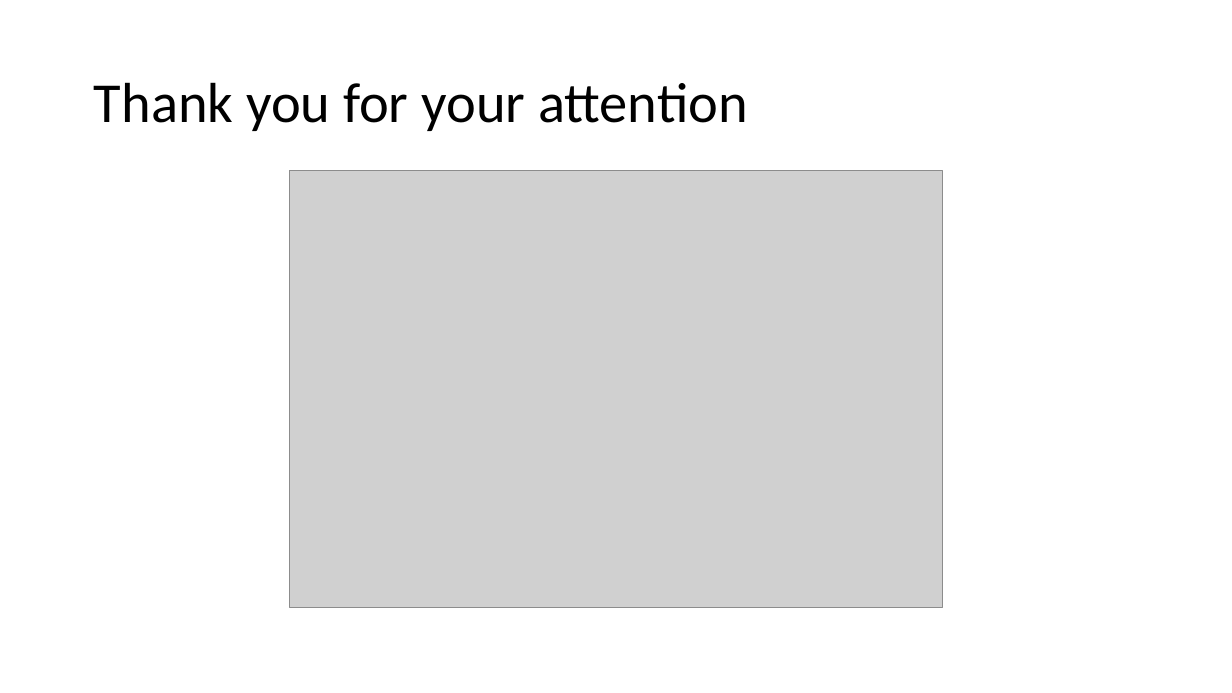
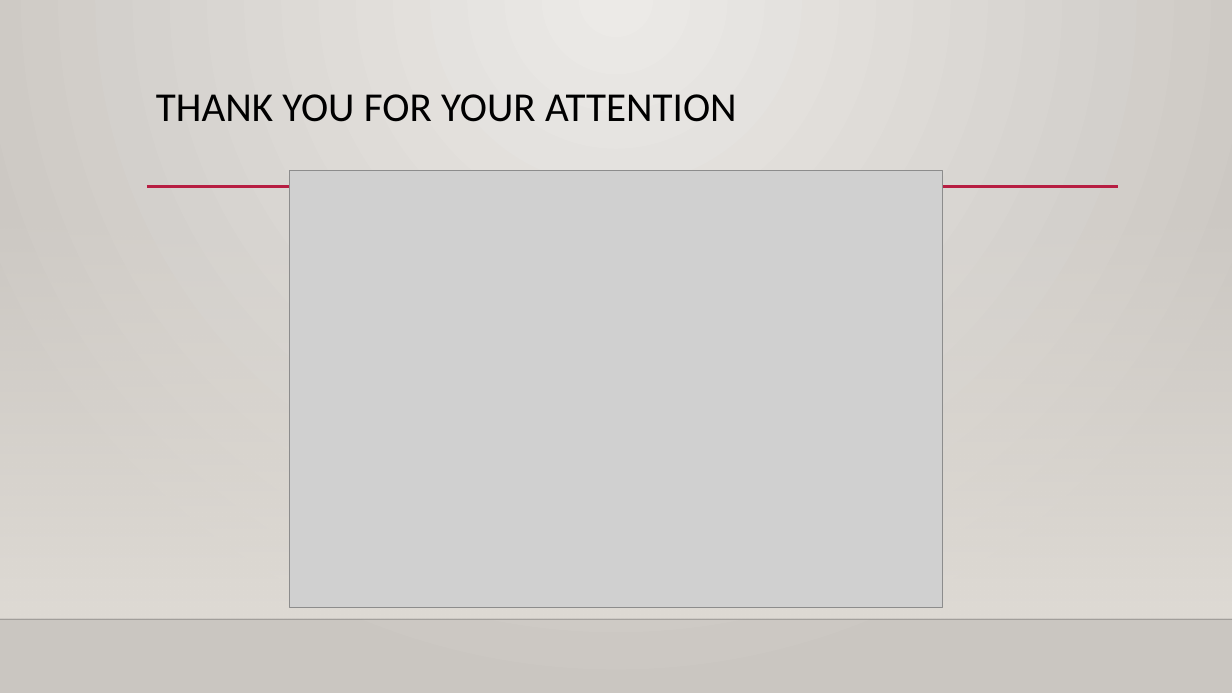
Before and after one commit to Luluemzi/Zaloghaz, a slide deck: slide 16 of Pawnshop_and_Jewelry_Store.pptx (slide 12 before the commit). Drawn at 1232x693 pixels with LibreOffice and Linux fonts; fonts in the diff are those of the drawing; grey boxes stand for pictures; background and template pictures are left out. Boxes give left, top, right and bottom in pixels: in the first picture for what was removed or moved away, otherwise in the second. Text is boxed around its words. In the diff, an @@ line names an element or a change of style, - is before the commit and + after.

```diff
--- a/Pawnshop_and_Jewelry_Store.pptx
+++ b/Pawnshop_and_Jewelry_Store.pptx
@@ background #FFFFFF to gradient #ECEAE7 to #CAC7C1 @@
@@ title "THANK YOU FOR YOUR ATTENTION" at [156,94,737,122]: vertical alignment middle to top @@
@@ title at [156,94,737,122]: text changed; size 44 to 32 pt @@
-Thank you for your attention
+THANK YOU FOR YOUR ATTENTION
@@ rectangle added at [0,204,1232,619], fill gradient #DFDBD5 @@
@@ line added from (147, 187) to (1118, 187), #B71E42 2.5 pt @@
@@ line added from (0, 619) to (1232, 619), #000001 1 pt @@
```
Also in this commit, not shown: 10 other slides changed, 6 slides added, 2 slides removed, 1 other file.
